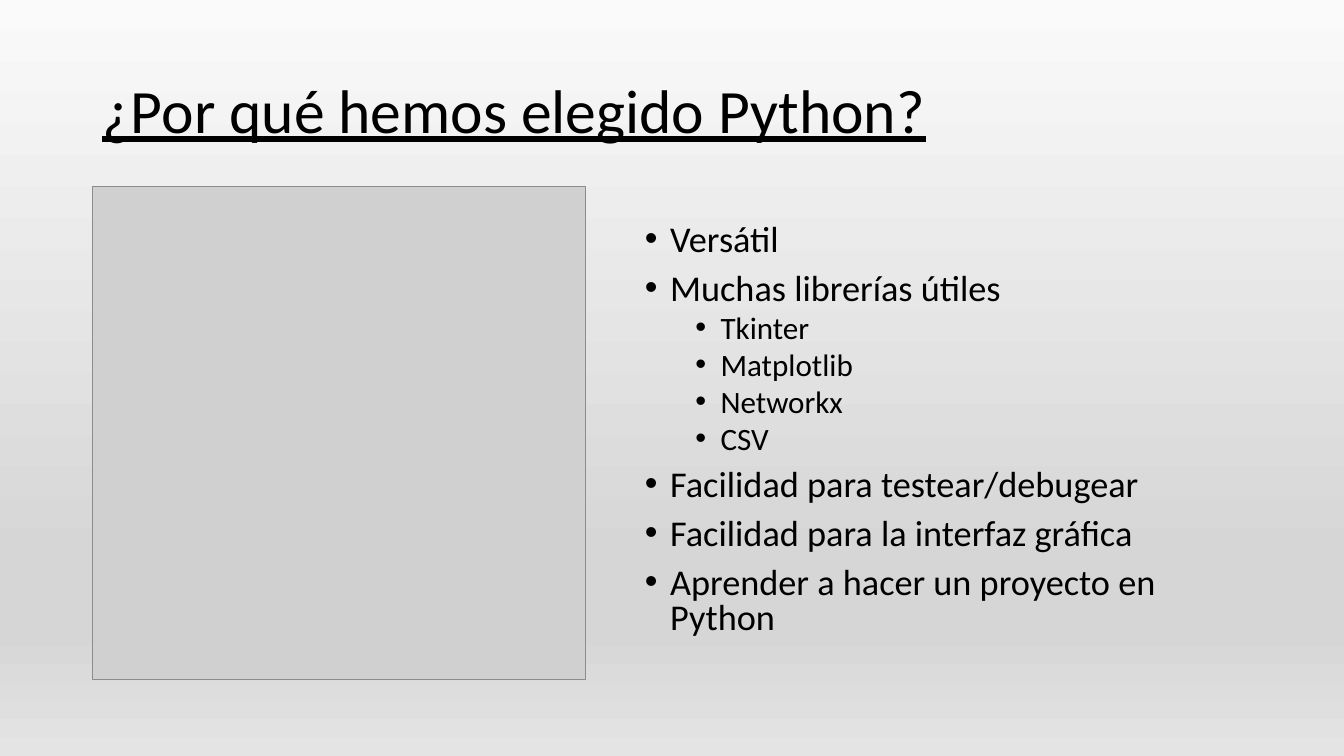
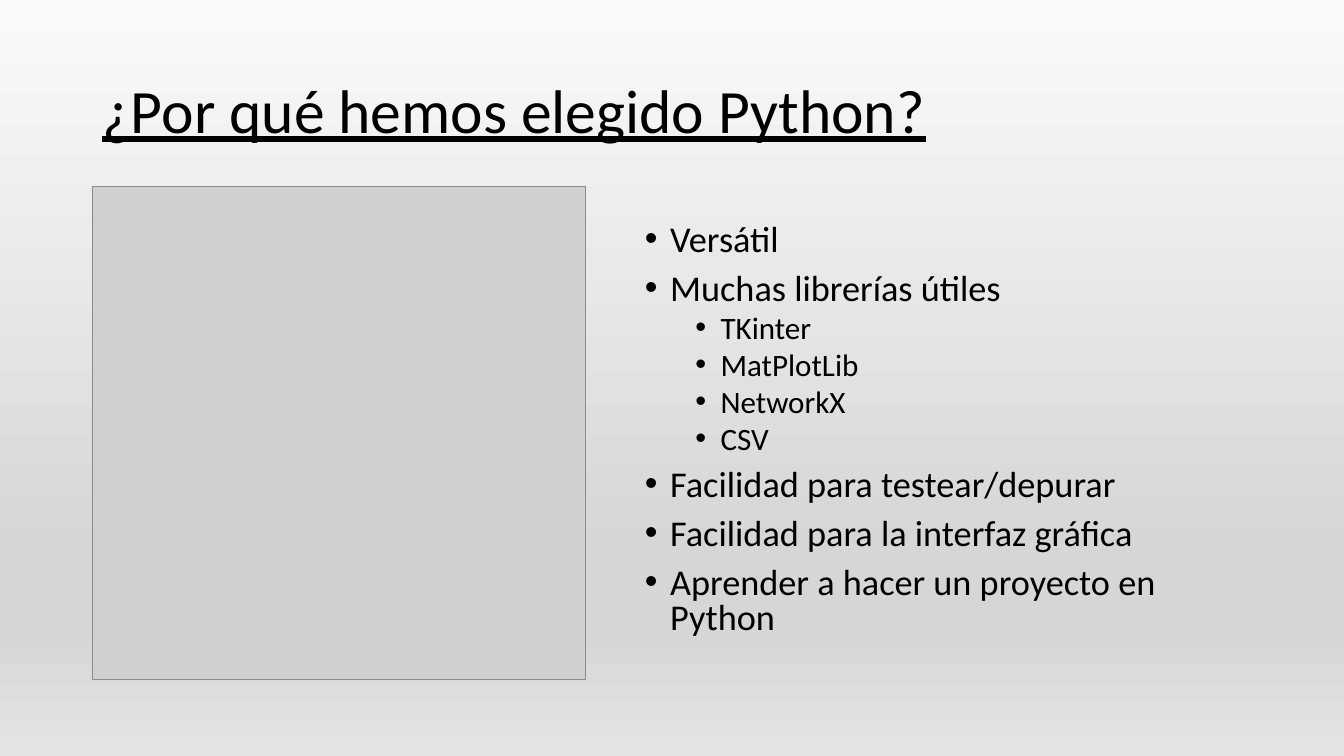
Before and after one commit to AGarciaCast/MetroJapon, a slide deck: slide 11 of PresentacionMetro.pptx. Drawn at 1344x756 pixels with LibreOffice and Linux fonts; fonts in the diff are those of the drawing; grey boxes stand for pictures. Boxes give left, top, right and bottom in pixels: in the first picture for what was removed or moved away, otherwise in the second. Text is boxed around its words. In the diff, an @@ line names an element or a change of style, - is before the commit and + after.

```diff
--- a/PresentacionMetro.pptx
+++ b/PresentacionMetro.pptx
@@ text at (x1=721, y1=317, x2=859, y2=414): text changed @@
-  • Tkinter
-  • Matplotlib
-  • Networkx
+  • TKinter
+  • MatPlotLib
+  • NetworkX
@@ text at (x1=670, y1=471, x2=1115, y2=503): text changed @@
-• Facilidad para testear/debugear
+• Facilidad para testear/depurar
```
Also in this commit, not shown: 8 other slides changed.
